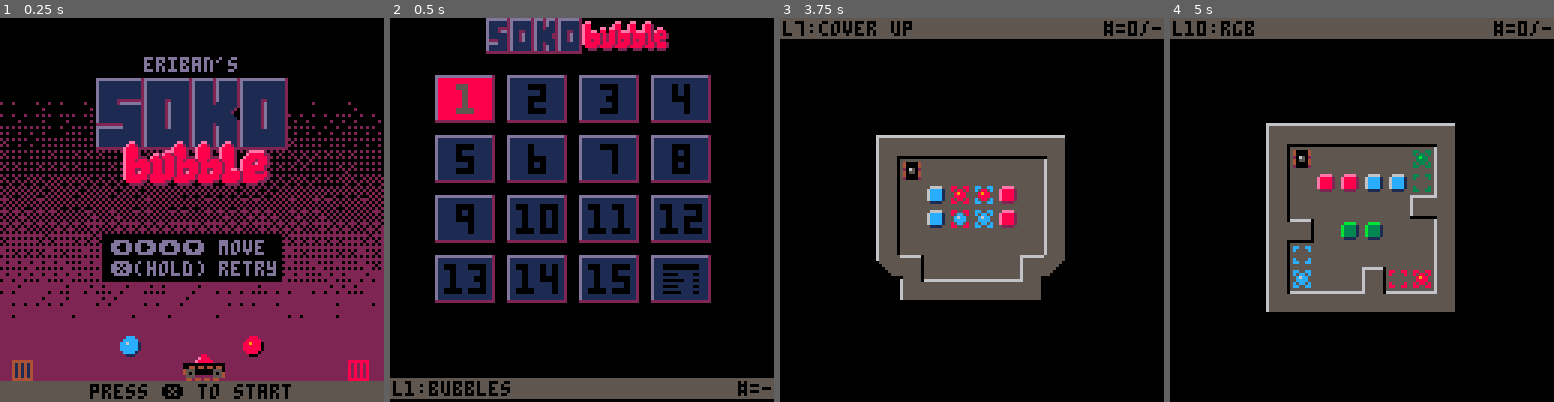
Above: before the commit, frames 1-4 (left to right).
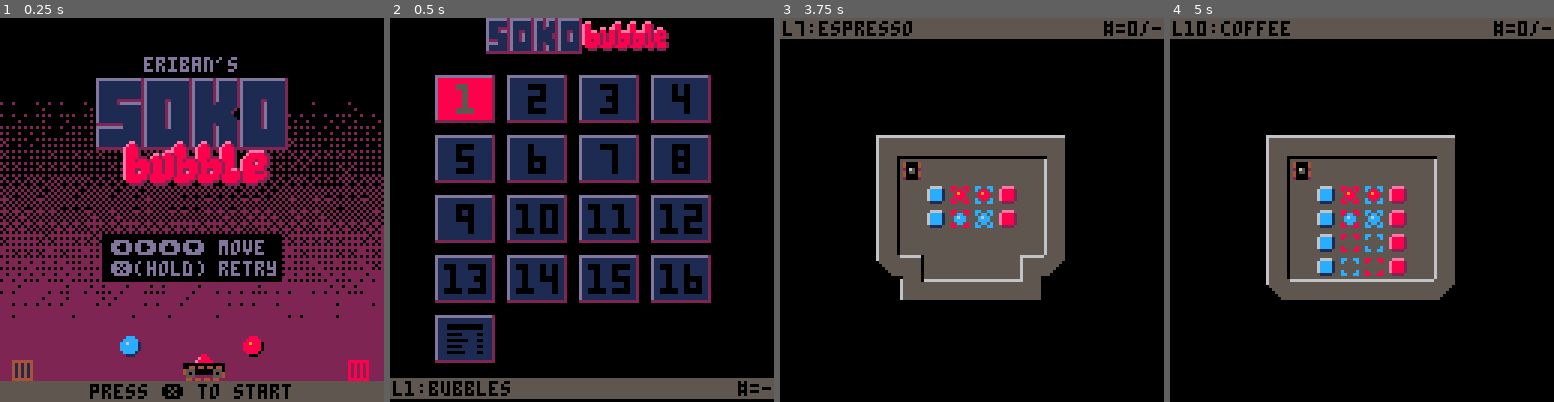
Above: after the commit, the same moments.

Repository: erwinbonsma/SokoBubbleP8
Game: PICO-8 cartridge sokobubble.p8
Same seed, same stepped clock (60 frames per second), same inputs: the game is played once before the commit and once after it.
Inputs:
- Up to frame 1 (0.25 s): no input
- Up to frame 2 (0.5 s): tap X (X key) at 0.33 s
- Up to frame 3 (3.75 s): tap O (Z key) at 0.7, 1.7, 2.1, 2.5, 2.9, 3.3, 3.7 s; tap X (X key) at 1.07, 1.85, 2.97 s; hold Right 1.6-2.1 s; hold Up 2.15-2.42 s; hold Right 2.47-3.03 s; hold Left 3.08-3.58 s; hold Down from 3.63 s (still down)
- Up to frame 4 (5 s): release Down at 3.97 s; hold Right 4.02-4.68 s; tap X (X key) at 4.08 s; tap O (Z key) at 4.1, 4.5, 4.9 s; hold Up from 4.73 s (still down)

Frame 1 is identical in both runs. In frame 2, 2.1% of the frame differs, in the area x 11-82%, y 64-90%; in frame 3, 0.2%; in frame 4, 9.7%, in the area x 13-75%, y 0-77%.

Commit message:
Add level 'coffee'; tweak level order and naming

Diff:
--- a/sokobubble.p8
+++ b/sokobubble.p8
@@ -5,47 +5,62 @@
 -- (c) 2025 eriban
 level_defs={{
  name="bubbles",
- mapdef={0,8,7,7}
+ mapdef={0,8,7,7},
+ id=1
 },{
  name="targets",
- mapdef={7,8,7,7}
+ mapdef={7,8,7,7},
+ id=2
 },{
  name="order",
- mapdef={7,15,9,6}
+ mapdef={7,15,9,6},
+ id=3
 },{
  name="overlap",
- mapdef={0,0,8,8}
+ mapdef={0,0,8,8},
+ id=4
 },{
  name="stripes",
- mapdef={16,0,8,8}
+ mapdef={16,0,8,8},
+ id=5
 },{
  name="barrier",
- mapdef={44,8,8,7}
+ mapdef={44,8,8,7},
+ id=6
 },{
- name="cover up",
- mapdef={36,8,8,7}
+ name="espresso",
+ mapdef={36,8,8,7},
+ id=7
 },{
  name="enclosed",
- mapdef={48,0,8,8}
+ mapdef={48,0,8,8},
+ id=8
 },{
  name="stripes 2",
- mapdef={21,8,8,7}
+ mapdef={21,8,8,7},
+ id=9
+},{
+ name="coffee",
+ mapdef={59,8,8,7},
+ id=16
 },{
  name="rgb",
- mapdef={56,0,8,8}
+ mapdef={56,0,8,8},
+ id=10
 },{
- name="clover",
- mapdef={14,8,7,7}
+ name="foursome",
+ mapdef={14,8,7,7},
+ id=11
 },{
  name="skull",
  mapdef={80,0,8,8},
  id=15
 },{
- name="corners",
+ name="squares",
  mapdef={8,0,8,8},
  id=12
 },{
- name="square",
+ name="center",
  mapdef={40,0,8,8},
  id=14
 },{
@@ -61,6 +76,7 @@
 --},
  name="the end",
  mapdef={0,15,7,6},
+ id=99,
  ini_bubble=1
 },
 --{
@@ -1583,19 +1599,19 @@
 __map__
 313636363636363231363636363636323136363636363632163636363636361716363636363636171b3136363636321b1636363636363617313636363636363231363601013636321636360101363617163636363636361700000000000000000000000000000000000000000000000000000000000000000000000000000000
 35100000000000353555000025006535351000000000003535460045450056353525000046002535313400004600333235750000000075353510000000006b3535100000000065353510000000000035351000000000003500000000000000000000000000000000000000000000000000000000000000000000000000000000
-3500000000000035350010600000003535000000000000353500107070000035351060010170003535106000007000353500557070550035350050507070653535005050707065353500700000500035350070000040003500000000000000000000000000000000000000000000000000000000000000000000000000000000
-3500005000702f353525005676400035357550765670553535655000006055353500006a79000035350000554500003535007010565000353500000000003a3c3e380000000066353500700000500035350062000051003500000000000000000000000000000000000000000000000000000000000000000000000000000000
+3500000000000035350010600000003535000000000000353500107070000035351060010170003535106000007000353500557070550035350050507070653535005050707065353500700000500035350040000070003500000000000000000000000000000000000000000000000000000000000000000000000000000000
+3500005000702f353525005676400035357550765670553535655000006055353500006a79000035350000554500003535007010565000353500000000003a3c3e380000000066353500700000500035350062000054003500000000000000000000000000000000000000000000000000000000000000000000000000000000
 35000070000000353500506646002535357550765670553535655000006055353500007565000035333276756566003535007076005000353e380060600000353576006060003a3c3500007656000035350000000000003500000000000000000000000000000000000000000000000000000000000000000000000000000000
-350000540075553535000000700000353500000000000035350000404000003535004000005000351b354000005000353500755050750035357500000000003535750000000000351832005575003119183245557565311900000000000000000000000000000000000000000000000000000000000000000000000000000000
-3556002f0055753535450025000075353500000000000035356600757500763535250056000025351b350000560031343555000000005535357c000037555a3535750037565555351b3500557500351b1b3500766600351b00000000000000000000000000000000000000000000000000000000000000000000000000000000
+350000540075553535000000700000353500000000000035350000404000003535004000005000351b354000005000353500755050750035357500000000003535750000000000351832005575003119183275554565311900000000000000000000000000000000000000000000000000000000000000000000000000000000
+3556002f0055753535450025000075353500000000000035356600757500763535250056000025351b350000560031343555000000005535357c000037555a3535750037565555351b3500557500351b1b3500466600351b00000000000000000000000000000000000000000000000000000000000000000000000000000000
 333636363636363433363636363636343336363636363634183636363636361918363636363636191b3336363636341b1836363636363619333636363d3636343336363d363636341b1836363636191b1b1836363636191b00000000000000000000000000000000000000000000000000000000000000000000000000000000
-3136363636363231363b363b363231292936292932313636363636363200000000000000313636363636363231363636321b1b1b31363636363632000000000000000000000000000000000000000000000000000000000000000000000000000000000000000000000000000000000000000000000000000000000000000000
-3500560000003535753976397535261000000000283510000000000035000000000000003510000000000035350000003336363235100000707535000000000000000000000000000000000000000000000000000000000000000000000000000000000000000000000000000000000000000000000000000000000000000000
-3500370037703535000000000035260060004000283575507656705535000000000000003500705a5c500035350000500000753535750000700035000000000000000000000000000000000000000000000000000000000000000000000000000000000000000000000000000000000000000000000000000000000000000000
-351026762b4d2835700010005035350050660056353575507656705535000000000000003500707a7c5000353e38763056563a3c35760101707535000000000000000000000000000000000000000000000000000000000000000000000000000000000000000000000000000000000000000000000000000000000000000000
-350033273d2a3c35000000000035260070004d4d283500000000000035000000000000003500000000000035351050007000553535750000700035000000000000000000000000000000000000000000000000000000000000000000000000000000000000000000000000000000000000000000000000000000000000000000
-35005000004d2835553756375535260000764d48283500000000000035000000000000001832000000003119350000000000553535000000707535000000000000000000000000000000000000000000000000000000000000000000000000000000000000000000000000000000000000000000000000000000000000000000
-3336363636273433363d363d3634332727362727343336363636363634000000000000001b3336363636341b333636363636363433363636363634000000000000000000000000000000000000000000000000000000000000000000000000000000000000000000000000000000000000000000000000000000000000000000
+3136363636363231363b363b363231292929292932313636363636363200000000000000313636363636363231363636321b1b1b31363636363632313636363636363200000000000000000000000000000000000000000000000000000000000000000000000000000000000000000000000000000000000000000000000000
+3500560000003535753976397535260000000000283510000000000035000000000000003510000000000035350000003336363235100000707535351000000000003500000000000000000000000000000000000000000000000000000000000000000000000000000000000000000000000000000000000000000000000000
+3500370037703535000000000035260010604000283575507656705535000000000000003500705a5c5000353500005000007535357500007000353500705a5c50003500000000000000000000000000000000000000000000000000000000000000000000000000000000000000000000000000000000000000000000000000
+351026762b4d2835700010005035260050660056283575507656705535000000000000003500707a7c5000353e38763056563a3c357601017075353500707a7c50003500000000000000000000000000000000000000000000000000000000000000000000000000000000000000000000000000000000000000000000000000
+350033273d2a3c35000000000035260070004d4d283500000000000035000000000000003500000000000035351050007000553535750000700035350070557550003500000000000000000000000000000000000000000000000000000000000000000000000000000000000000000000000000000000000000000000000000
+35005000004d2835553756375535260000764d48283500000000000035000000000000001832000000003119350000000000553535000000707535350070755550003500000000000000000000000000000000000000000000000000000000000000000000000000000000000000000000000000000000000000000000000000
+3336363636273433363d363d3634332727272727343336363636363634000000000000001b3336363636341b333636363636363433363636363634183636363636361900000000000000000000000000000000000000000000000000000000000000000000000000000000000000000000000000000000000000000000000000
 3a3b383737313831363636363636363200000000000000000000000000000000000000000000000000000000000000000000000000000000000000000000000000000000000000000000000000000000000000000000000000000000000000000000000000000000000000000000000000000000000000000000000000000000
 1b355f3e3c3e38355a0050007000753500000000000000000000000000000000000000000000000000000000000000000000000000000000000000000000000000000000000000000000000000000000000000000000000000000000000000000000000000000000000000000000000000000000000000000000000000000000
 1b3900393933383e3800001000003a3c00000000000000000000000000000000000000000000000000000000000000000000000000000000000000000000000000000000000000000000000000000000000000000000000000000000000000000000000000000000000000000000000000000000000000000000000000000000
